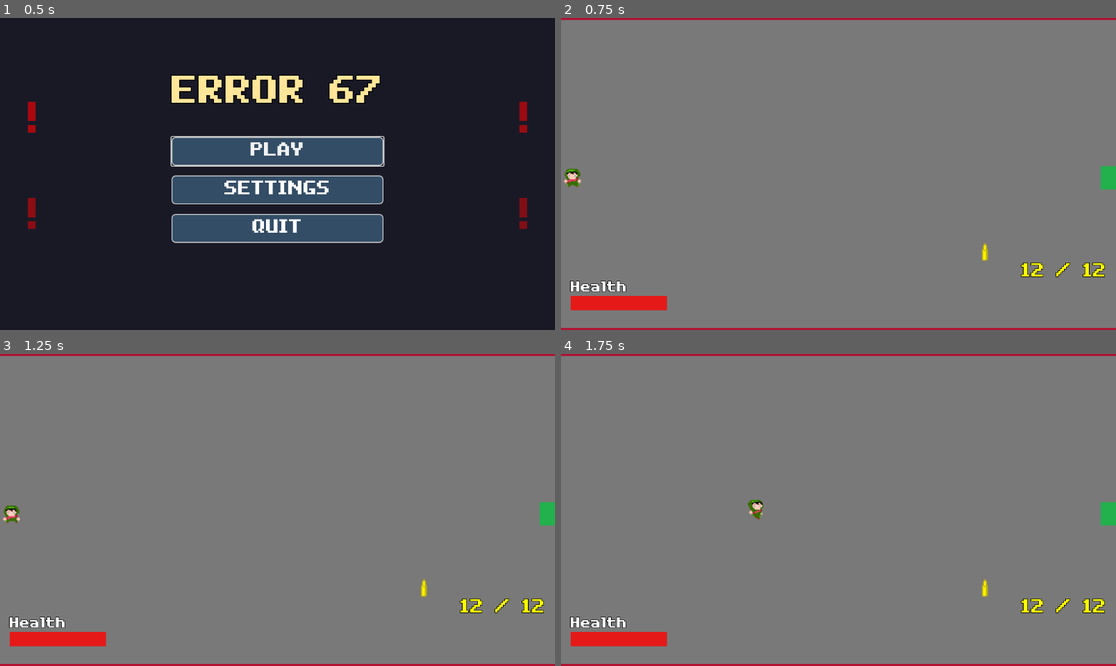
Above: before the commit, frames 1-4 (two rows, left to right).
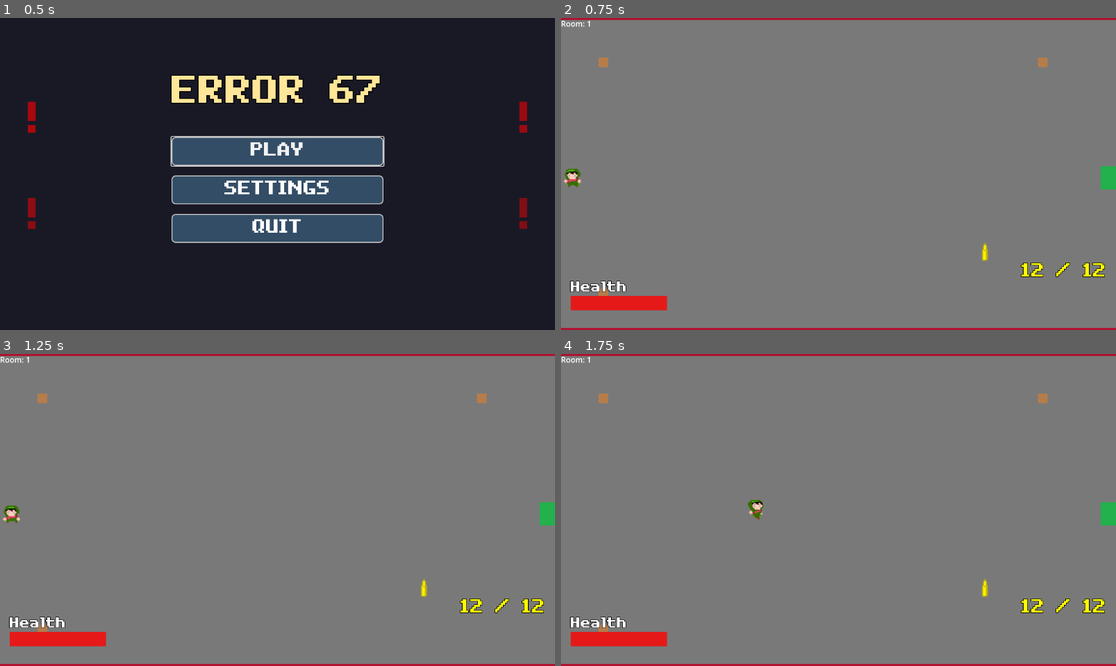
Above: after the commit, the same moments.

Repository: Michael-B-Li/game-jam
Game: Godot game, scene res://ui/main_menu.tscn
Same seed, same stepped clock (60 frames per second), same inputs: the game is played once before the commit and once after it.
Inputs (mouse positions are in pixels of both pictures, inside the frame that each line leads up to):
- Up to frame 1 (0.5 s): no input
- Up to frame 2 (0.75 s): click "PLAY" at 0.5 s
- Up to frame 3 (1.25 s): no input
- Up to frame 4 (1.75 s): move the mouse to (960, 494) at 1.27 s; hold D (move_right) from 1.28 s (still down); tap Q (glitch_1) at 1.35 s

Frame 1 is identical in both runs. In frame 2, 0.2% of the frame differs, in the area x 0-88%, y 0-90%; in frame 3, 0.2%; in frame 4, 0.2%.

Commit message:
Enemy work

Diff:
--- /dev/null
+++ b/Dungeon/RoomLabel.gd
@@ -0,0 +1,5 @@
+extends Label
+
+# This function will be called by the Dungeon.gd script
+func update_text(room_number: int):
+	text = "Room: %s" % room_number
--- a/Dungeon/dungeonRoom.tscn
+++ b/Dungeon/dungeonRoom.tscn
@@ -1,9 +1,11 @@
-[gd_scene load_steps=9 format=3 uid="uid://by0y4tk3eu8ax"]
+[gd_scene load_steps=11 format=3 uid="uid://by0y4tk3eu8ax"]
 
 [ext_resource type="Script" uid="uid://my0wow3x32jb" path="res://Dungeon/dungeon_room.gd" id="1_wux5i"]
 [ext_resource type="Texture2D" uid="uid://bk5acrkreywyk" path="res://Assets/Rudimentary_tileset.png" id="2_pw6kb"]
+[ext_resource type="PackedScene" uid="uid://pt4fhipd38xj" path="res://enemies/baddie.tscn" id="2_qb6wj"]
 [ext_resource type="PackedScene" uid="uid://brop5juemvf1j" path="res://player/player.tscn" id="3_pw6kb"]
 [ext_resource type="Texture2D" uid="uid://c3swm7cjq21od" path="res://Assets/green-door.png" id="3_y0ckw"]
+[ext_resource type="Script" uid="uid://cw4ibri5x2idx" path="res://Dungeon/RoomLabel.gd" id="5_1ijg7"]
 
 [sub_resource type="TileSetAtlasSource" id="TileSetAtlasSource_t60vt"]
 texture = ExtResource("2_pw6kb")
@@ -24,18 +26,22 @@
 
 [node name="Dungeon" type="Node2D"]
 script = ExtResource("1_wux5i")
+baddie_scene = ExtResource("2_qb6wj")
 
 [node name="TileMap" type="TileMap" parent="."]
 tile_set = SubResource("TileSet_jai0l")
 format = 2
 
 [node name="Wall" type="TileMapLayer" parent="TileMap"]
+z_index = 1
 tile_set = SubResource("TileSet_jai0l")
 
 [node name="Ground" type="TileMapLayer" parent="TileMap"]
+z_index = -10
 tile_set = SubResource("TileSet_jai0l")
 
 [node name="Door" type="TileMapLayer" parent="TileMap"]
+z_index = 5
 tile_set = SubResource("TileSet_qb6wj")
 
 [node name="Player" parent="." instance=ExtResource("3_pw6kb")]
@@ -52,3 +58,13 @@
 color = Color(0, 0, 0, 1)
 
 [node name="Camera2D" type="Camera2D" parent="."]
+
+[node name="UI" type="CanvasLayer" parent="."]
+
+[node name="RoomLabel" type="Label" parent="UI"]
+offset_right = 40.0
+offset_bottom = 23.0
+text = "Room: 1"
+script = ExtResource("5_1ijg7")
+
+[node name="EnemyContainer" type="Node2D" parent="."]
--- a/Dungeon/dungeon_room.gd
+++ b/Dungeon/dungeon_room.gd
@@ -1,8 +1,12 @@
 extends Node2D
 
 ## Dungeon Generator for Godot 4
-## Generates a sequence of screen-sized rooms, one at a time,
-## with a solid border and a clear floor.
+## Spawns 3 enemies per room in fixed locations.
+
+signal room_changed(room_number: int)
+
+# --- Baddie Spawning ---
+@export var baddie_scene: PackedScene
 
 # --- Node References ---
 @onready var ground_layer: TileMapLayer = $TileMap/Ground
@@ -11,6 +15,10 @@
 @onready var player: CharacterBody2D = $Player
 @onready var fade_screen: ColorRect = $FadeScreen
 @onready var camera: Camera2D = $Camera2D
+@onready var room_label: Label = $UI/RoomLabel # Assumes RoomLabel is a direct child
+
+# This path MUST match the name of your container node in the scene tree
+@onready var enemy_container: Node2D = $EnemyContainer
 
 # --- Tile Atlas Coordinates ---
 const FLOOR_COORDS = Vector2i(1, 0) # The grey floor tile
@@ -21,8 +29,8 @@
 const DOOR_SOURCE_ID = 0
 
 # --- Dungeon Parameters ---
-# @export var rooms_until_boss := 3
 var current_room_level := 0
+var num_room_types = 2 # 0=Empty, 1=Blocks (3x3)
 
 # --- State Tracking ---
 var player_on_door := false
@@ -32,8 +40,16 @@
 func _ready() -> void:
 	# Set the fade screen to be invisible from the start
 	fade_screen.modulate.a = 0.0
+
 	# Generate the first room
 	generate_room()
+
+	# Connects this script's "room_changed" signal to the
+	# "update_text" function in the RoomLabel.gd script.
+	if room_label:
+		room_changed.connect(room_label.update_text)
+	else:
+		push_warning("RoomLabel node not found. Did you delete it?")
 
 
 func _physics_process(delta):
@@ -58,10 +74,8 @@
 	is_transitioning = true
 
 	var tween = create_tween()
-	print("generating new room")
 	tween.tween_property(fade_screen, "modulate:a", 1, 1) # Fade to black
 	await tween.finished
-	print("faded in")
 
 	# Generate the new room *after* screen is black
 	generate_room()
@@ -70,19 +84,21 @@
 	tween = create_tween()
 	tween.tween_property(fade_screen, "modulate:a", 0.0, 0.5) # Fade to clear
 	await tween.finished
-	print("faded out")
 
 	is_transitioning = false
 
 
 # --- THIS IS THE UPDATED ROOM GENERATION LOGIC ---
 func generate_room() -> void:
-	# 1. Clear the old room
+	# 1. --- Clear old enemies ---
+	_clear_old_enemies()
+
+	# 2. Clear the old room tiles
 	ground_layer.clear()
 	walls_layer.clear()
 	door_layer.clear()
 
-	# 2. Get viewport and tile sizes
+	# 3. Get viewport and tile sizes
 	var viewport_size: Vector2 = get_viewport_rect().size
 	var tile_size: Vector2i = ground_layer.tile_set.tile_size
 
@@ -90,11 +106,11 @@
 		push_warning("TileSet 'tile_size' is (0,0). Assuming 16x16.")
 		tile_size = Vector2i(16, 16)
 
-	# 3. Calculate SCREEN dimensions (in tiles)
+	# 4. Calculate SCREEN dimensions (in tiles)
 	var floor_width_in_tiles = int(viewport_size.x / tile_size.x)
 	var floor_height_in_tiles = int(viewport_size.y / tile_size.y)
 
-	# 4. Create a floor rectangle centred at (0, 0)
+	# 5. Create a floor rectangle centred at (0, 0)
 	var floor_rect = Rect2i(
 		-floor_width_in_tiles / 2,
 		-floor_height_in_tiles / 2,
@@ -102,16 +118,28 @@
 		floor_height_in_tiles
 	)
 
-	# 5. Create the border rect by growing the floor rect
+	# 6. Create the border rect by growing the floor rect
 	var border_rect = floor_rect.grow(1) # Grow by 1 tile on all sides
 
-	# 6. Carve the floor AND place the border walls
+	# 7. Carve the floor AND place the border walls
 	_create_room_and_border(floor_rect, border_rect)
 
-	# 7. Place obstacles (inside the floor_rect)
-	# _place_obstacles(floor_rect) # --- REMOVED ---
-
-	# 8. Place the door (making it 2 tiles wide and 3 tiles high)
+	# 8. Pick a room type and add its features
+	var room_type = randi() % num_room_types # 0 or 1
+
+	match room_type:
+		0:
+			# Type 0: Empty Room
+			pass # Do nothing, just leave it empty
+		1:
+			# Type 1: Block Room (3x3)
+			_add_blocks(floor_rect)
+
+	# 9. --- Spawn enemies ---
+	# Spawn after obstacles are placed
+	_spawn_enemies(floor_rect)
+
+	# 10. Place the door (making it 2 tiles wide and 3 tiles high)
 	var door_x_right = floor_rect.end.x - 1
 	var door_x_left = floor_rect.end.x - 2
 	var door_y_centre = 0
@@ -119,38 +147,118 @@
 	# Loop for Y dimension (height)
 	for y_offset in range(-1, 2): # This gives -1, 0, 1
 		var door_y = door_y_centre + y_offset
-
-		# Place left side of door
 		door_layer.set_cell(Vector2i(door_x_left, door_y), DOOR_SOURCE_ID, DOOR_COORDS)
-		# Place right side of door
 		door_layer.set_cell(Vector2i(door_x_right, door_y), DOOR_SOURCE_ID, DOOR_COORDS)
 
-	# 9. Spawn the player (1 tile from left edge)
+	# 11. Spawn the player (1 tile from left edge)
 	var spawn_pos_grid = Vector2i(floor_rect.position.x + 1, 0)
 	_spawn_player(spawn_pos_grid)
 
-	# 10. Centre the camera
+	# 12. Centre the camera
 	camera.global_position = Vector2.ZERO
 	camera.zoom = Vector2.ONE
 
-	# 11. Increment room counter
+	# 13. Increment room counter
 	current_room_level += 1
-	print("Entered room: ", current_room_level)
+
+	# Send the new room number to any connected nodes (like our label)
+	room_changed.emit(current_room_level)
 
 
 # --- Helper: Carves floor and builds walls ---
 func _create_room_and_border(floor_rect: Rect2i, border_rect: Rect2i) -> void:
-	# Loop through the *entire* border-inclusive rectangle
 	for x in range(border_rect.position.x, border_rect.end.x):
 		for y in range(border_rect.position.y, border_rect.end.y):
 			var pos = Vector2i(x, y)
-
 			if floor_rect.has_point(pos):
-				# This is inside the floor area
 				ground_layer.set_cell(pos, SOURCE_ID, FLOOR_COORDS)
 			else:
-				# This is in the border area
 				walls_layer.set_cell(pos, SOURCE_ID, WALL_COORDS)
+
+
+# --- UPDATED ROOM TYPE: Add 3x3 Blocks ---
+func _add_blocks(floor_rect: Rect2i) -> void:
+	var num_blocks = 4 # How many 3x3 blocks to place
+	var padding = 5 # How close to the edge they can spawn
+
+	var spawn_y = 0 # Central path
+	var door_x_left = floor_rect.end.x - 2
+
+	for i in range(num_blocks):
+		# Pick a random top-left corner for the 3x3 block
+		var x = randi_range(floor_rect.position.x + padding, floor_rect.end.x - (padding + 2))
+		var y = randi_range(floor_rect.position.y + padding, floor_rect.end.y - (padding + 2))
+
+		var pos = Vector2i(x, y)
+		var block_rect = Rect2i(pos, Vector2i(3, 3))
+
+		# --- Safety Checks ---
+		# Don't place on the central path
+		var spawn_pos = Vector2i(floor_rect.position.x + 1, spawn_y)
+		if block_rect.has_point(spawn_pos):
+			continue # Skip this block, it's on the player spawn
+
+		# Don't place in front of the door
+		var door_blocked = false
+		for y_offset in range(-1, 2):
+			var door_pos_left = Vector2i(door_x_left, spawn_y + y_offset)
+			var door_pos_right = Vector2i(door_x_left + 1, spawn_y + y_offset)
+			if block_rect.has_point(door_pos_left) or block_rect.has_point(door_pos_right):
+				door_blocked = true
+				break
+		if door_blocked:
+			continue # Skip this block, it's on the door
+
+		# Place the 3x3 block
+		for j in range(3):
+			for k in range(3):
+				walls_layer.set_cell(pos + Vector2i(j, k), SOURCE_ID, WALL_COORDS)
+
+
+# --- Helper: Clear Old Enemies ---
+func _clear_old_enemies() -> void:
+	# This is why we use a container!
+	if enemy_container == null:
+		return
+
+	for enemy in enemy_container.get_children():
+		enemy.queue_free()
+
+
+# --- NEW RELIABLE SPAWN FUNCTION ---
+func _spawn_enemies(floor_rect: Rect2i) -> void:
+	# --- Main Safety Checks ---
+	if baddie_scene == null:
+		push_warning("Baddie Scene not set in Dungeon.gd! Assign baddie1.tscn in the Inspector.")
+		return
+	if enemy_container == null:
+		push_warning("EnemyContainer node not found! Add a Node2D named 'EnemyContainer' to Dungeon.")
+		return
+
+	print("Spawning 3 enemies.")
+
+	# Define 3 safe, hard-coded spawn locations (in tile coordinates)
+	# (These are far from the player spawn and door)
+	var spawn_points_tile = [
+		Vector2i(floor_rect.position.x + 5, floor_rect.position.y + 5), # Top-left
+		Vector2i(floor_rect.end.x - 10, floor_rect.position.y + 5),     # Top-right (away from door)
+		Vector2i(floor_rect.position.x + 5, floor_rect.end.y - 5)       # Bottom-left
+	]
+
+	for tile_pos in spawn_points_tile:
+		# Check if an obstacle was (unluckily) placed on this exact spot
+		if walls_layer.get_cell_source_id(tile_pos) != -1:
+			print("Spawn point %s is blocked by a wall. Skipping." % tile_pos)
+			continue # Skip this spawn, try the next one
+
+		# All clear! Create the baddie.
+		var instance = baddie_scene.instantiate()
+
+		# Set its position to the center of the safe tile
+		instance.global_position = ground_layer.map_to_local(tile_pos)
+
+		# Add it to the container
+		enemy_container.add_child(instance)
 
 
 # --- Helper: Spawn the player ---
--- a/enemies/baddie.tscn
+++ b/enemies/baddie.tscn
@@ -1,8 +1,11 @@
-[gd_scene load_steps=2 format=3 uid="uid://pt4fhipd38xj"]
+[gd_scene load_steps=3 format=3 uid="uid://pt4fhipd38xj"]
 
 [ext_resource type="Script" uid="uid://btswsfmkatcs5" path="res://enemies/baddie1.gd" id="1_6vorl"]
 
+[sub_resource type="RectangleShape2D" id="RectangleShape2D_c6u6e"]
+
 [node name="Baddie" type="RigidBody2D"]
+position = Vector2(39, 21)
 collision_mask = 0
 gravity_scale = 0.0
 script = ExtResource("1_6vorl")
@@ -11,5 +14,13 @@
 [node name="AnimatedSprite2D" type="AnimatedSprite2D" parent="."]
 
 [node name="CollisionShape2D" type="CollisionShape2D" parent="."]
+shape = SubResource("RectangleShape2D_c6u6e")
 
 [node name="VisibleOnScreenNotifier2D" type="VisibleOnScreenNotifier2D" parent="."]
+
+[node name="ColorRect" type="ColorRect" parent="."]
+offset_left = -10.0
+offset_top = -10.0
+offset_right = 10.0
+offset_bottom = 10.0
+color = Color(0.71250284, 0.4901722, 0.28937796, 1)
--- a/enemies/baddie1.gd
+++ b/enemies/baddie1.gd
@@ -19,7 +19,8 @@
 	if _time_until_flip <= 0.0 or _direction == Vector2.ZERO:
 		_direction = _pick_direction()
 		_time_until_flip = max(direction_change_interval, 0.1)
-	return _direction * speed
+	#return _direction * speed
+	return Vector2(0,0)
 
 func _pick_direction() -> Vector2:
 	var dir := Vector2(_rng.randf_range(-1.0, 1.0), _rng.randf_range(-1.0, 1.0))
Not shown, added: Dungeon/RoomLabel.gd.uid
